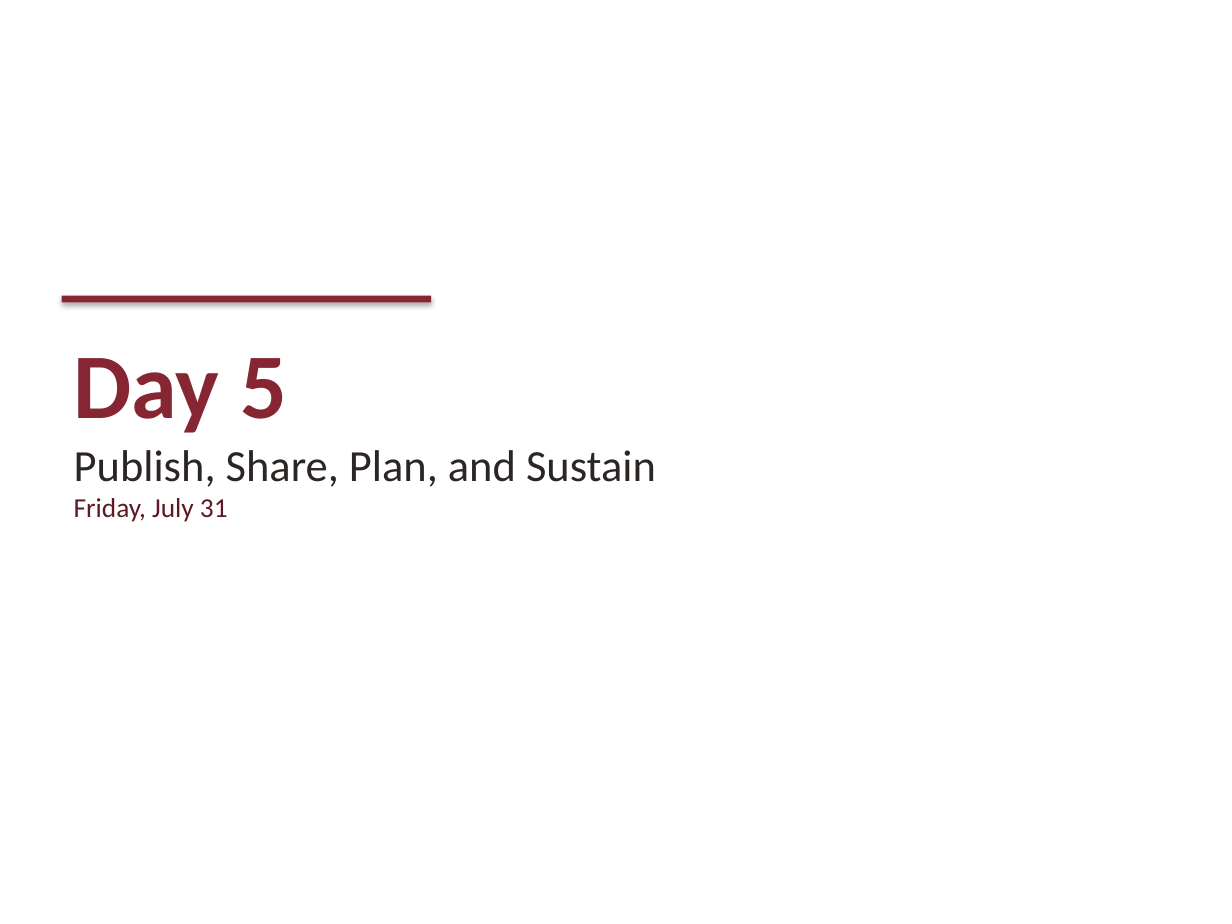
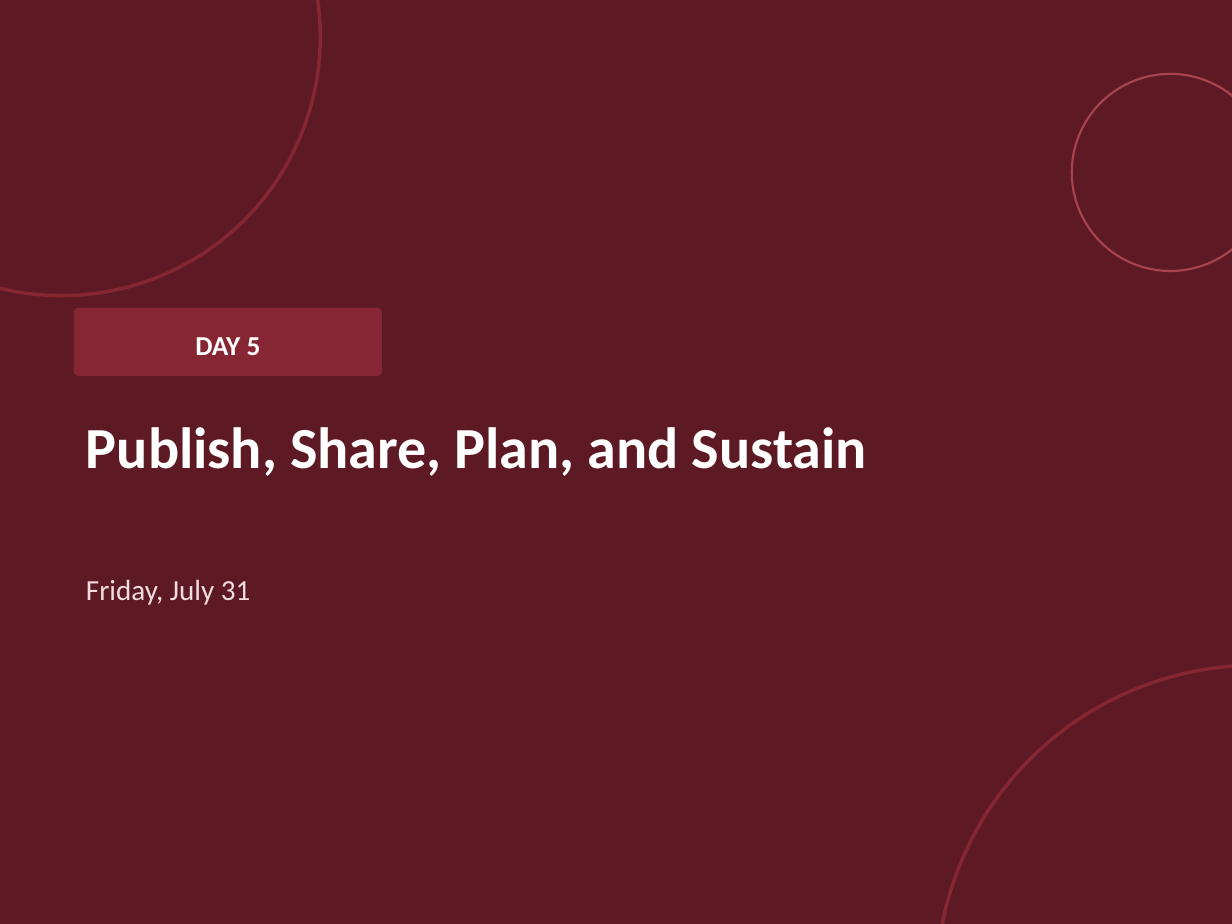
Before and after one commit to whitneynelson/nairr-teaching-innovation, a slide deck: slide 55 of slides/full-program-deck.pptx (slide 14 before the commit). Drawn at 1232x924 pixels with LibreOffice and Linux fonts; fonts in the diff are those of the drawing. Boxes give left, top, right and bottom in pixels: in the first picture for what was removed or moved away, otherwise in the second. Text is boxed around its words. In the diff, an @@ line names an element or a change of style, - is before the commit and + after.

```diff
--- a/slides/full-program-deck.pptx
+++ b/slides/full-program-deck.pptx
@@ background #FFFFFF to #5E1A24 @@
@@ ellipse added at (0, 0, 320, 296), outline #862633 2 pt @@
@@ ellipse added at (1072, 74, 1232, 271), outline #A8434F 1.25 pt @@
@@ rectangle removed at (62, 296, 431, 303) @@
@@ rounded rectangle added at (74, 308, 382, 376), fill #862633 @@
@@ text at (74, 358, 287, 433): paragraph removed @@
-Day 5
@@ text added at (195, 337, 261, 355), 16 pt, text #FFFFFF, bold @@
+DAY 5
@@ text "Publish, Share, Plan, and Sustain": place and size @@
-text "Publish, Share, Plan, and Sustain" at (74, 358, 656, 522)
+text "Publish, Share, Plan, and Sustain" at (86, 427, 867, 476)
@@ text "Publish, Share, Plan, and Sustain" at (86, 427, 867, 476): size 26 to 34 pt, text colour #2B2523 to #FFFFFF, bold on; line spacing 1 to 1.15 @@
@@ text at (74, 498, 228, 522): paragraph removed @@
-Friday, July 31
@@ text added at (86, 579, 251, 605), 17 pt, text #F1DDE0 @@
+Friday, July 31
@@ ellipse added at (936, 665, 1232, 924), outline #862633 2 pt @@
```
Also in this commit, not shown: 8 other slides changed, 58 slides added, 7 slides removed, 2 other files.
